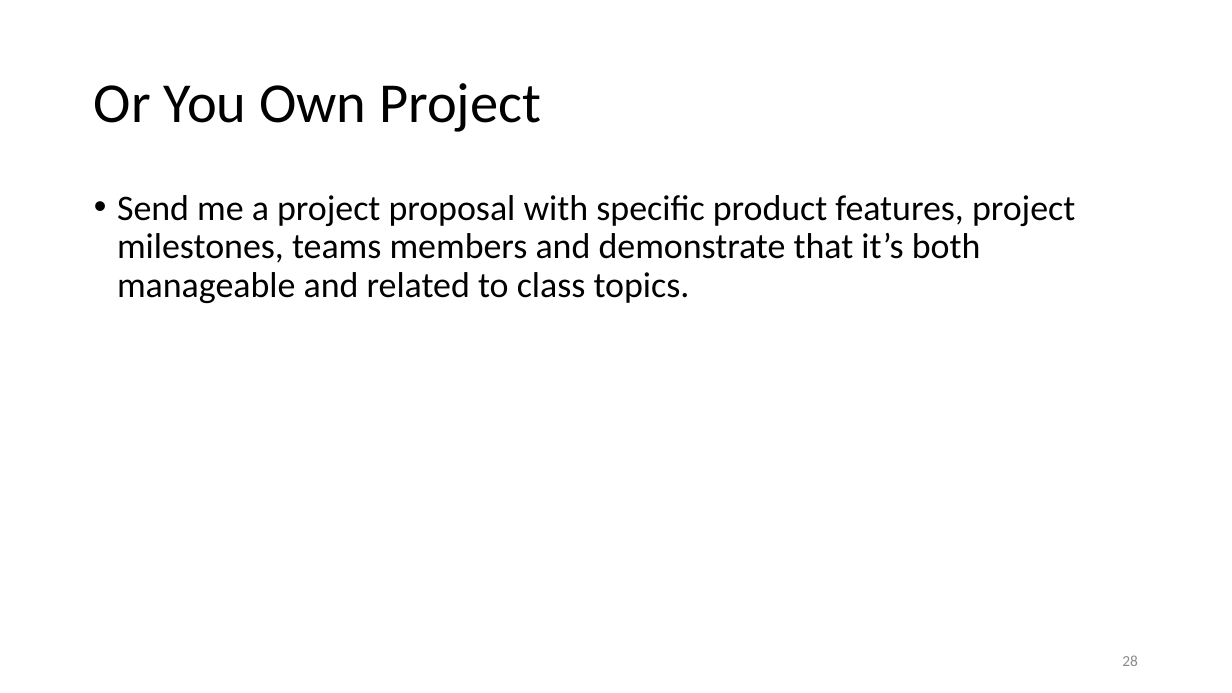
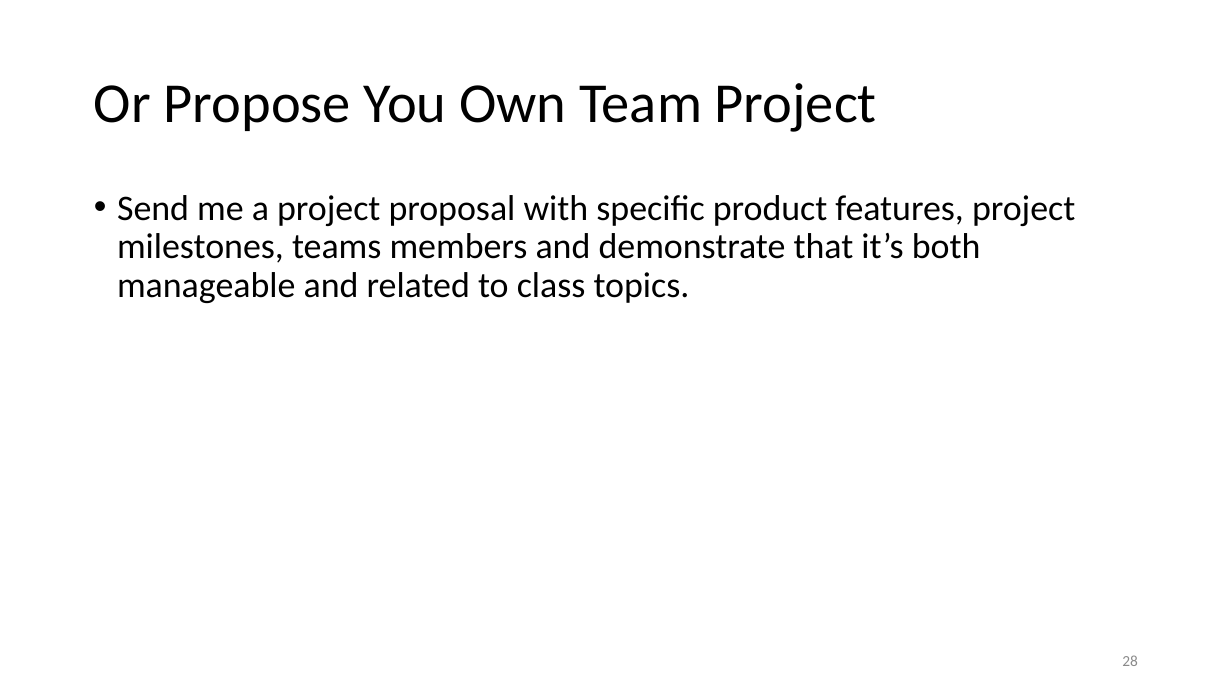
Before and after one commit to tongzhou80/cs6100, a slide deck: slide 28 of slides/Lecture1.pptx. Drawn at 1232x693 pixels with LibreOffice and Linux fonts; fonts in the diff are those of the drawing; background and template pictures are left out. Boxes give left, top, right and bottom in pixels: in the first picture for what was removed or moved away, otherwise in the second. Text is boxed around its words. In the diff, an @@ line names an element or a change of style, - is before the commit and + after.

```diff
--- a/slides/Lecture1.pptx
+++ b/slides/Lecture1.pptx
@@ title at box(94, 83, 877, 132): text changed @@
-Or You Own Project
+Or Propose You Own Team Project
```
Also in this commit, not shown: 3 other slides changed.
